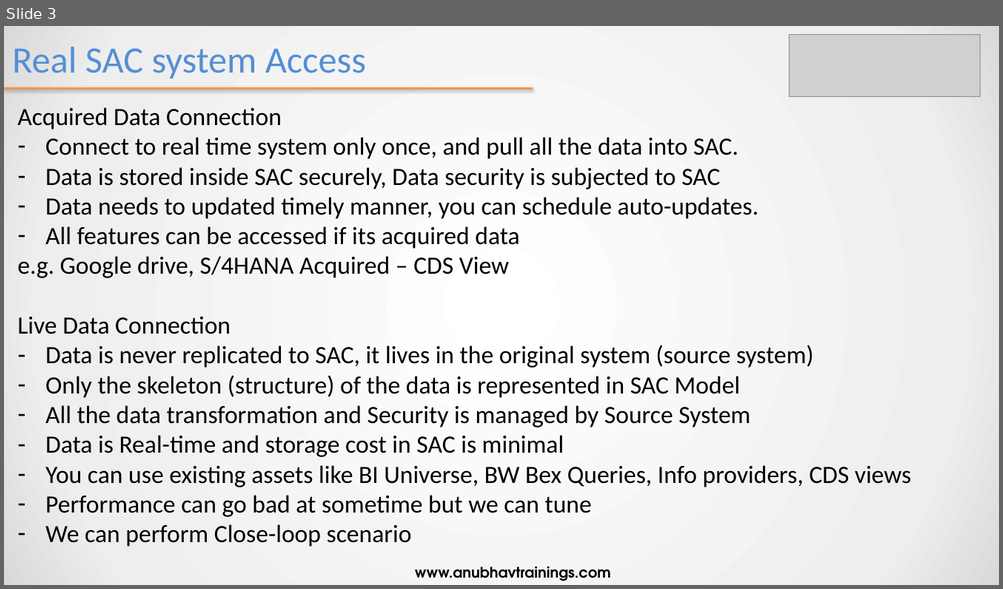
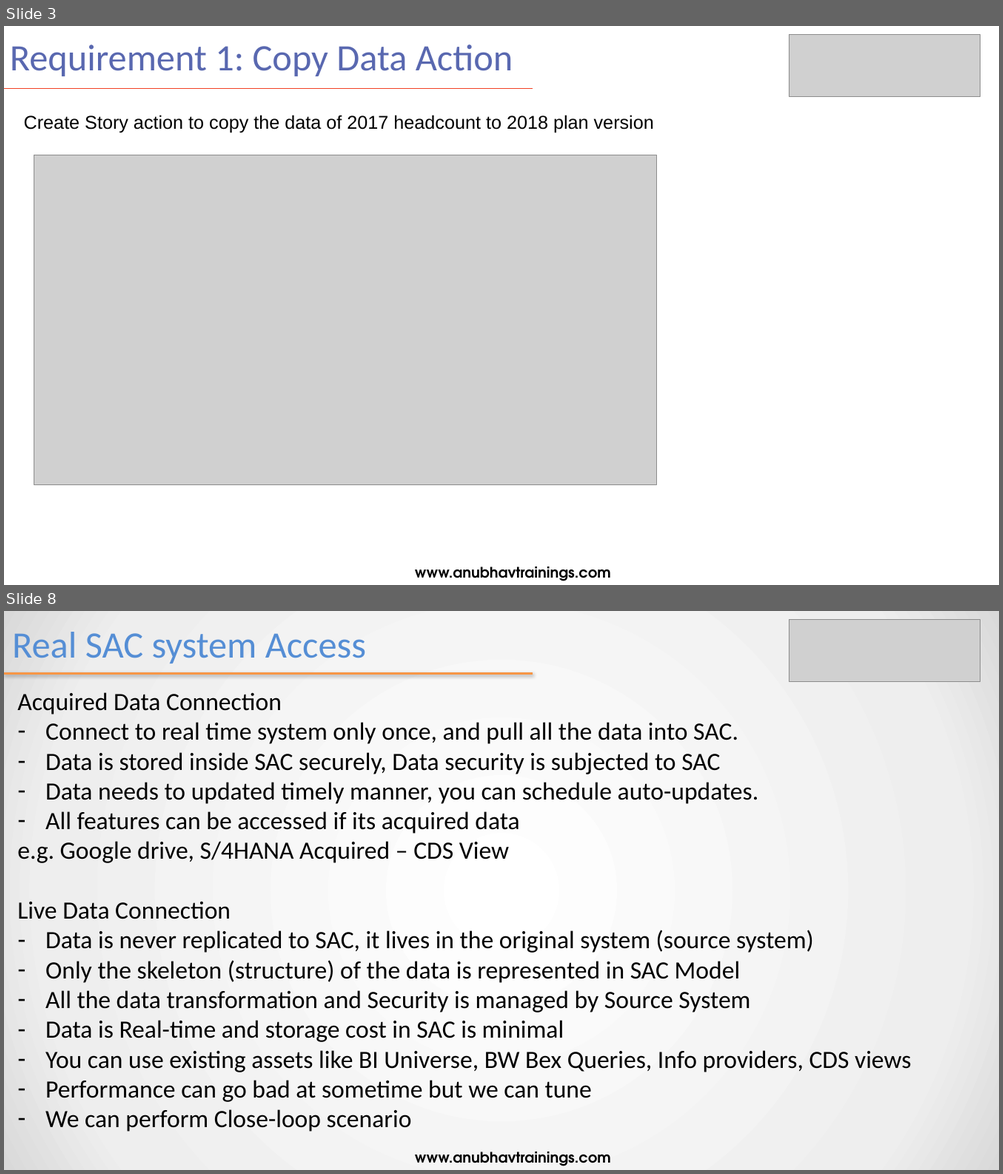
Before and after one commit to soyuztechnologies/Allianz_SAC_Training, a slide deck: day 9/SAC_Training Day 9.pptx. Shown one above the other, each under a label of ours: slide 3 before the commit, slides 3 and 8 after it; the slides between them are not shown. The pictures are 1003x589 and 1003x1174 pixels, drawn with LibreOffice and Linux fonts; fonts in the diff are those of the drawing; grey boxes stand for pictures. Boxes give left, top, right and bottom in pixels: in the first picture for what was removed or moved away, otherwise in the second. Text is boxed around its words. In the diff, an @@ line names an element or a change of style, - is before the commit and + after.

```diff
--- a/day 9/SAC_Training Day 9.pptx
+++ b/day 9/SAC_Training Day 9.pptx
@@ slide 3 added at [4, 26, 999, 585], background #FFFFFF @@
@@ title added at [10, 44, 512, 76], 36 pt, text #5968B0 @@
+Requirement 1: Copy Data Action
@@ picture added at [790, 35, 980, 97] @@
@@ line added from (4, 89) to (533, 89), #F14124 1 pt @@
@@ text added at [24, 115, 654, 133], 18 pt, text #000000 @@
+Create Story action to copy the data of 2017 headcount to 2018 plan version
@@ picture added at [34, 155, 657, 485] @@
@@ text added at [415, 567, 611, 582], 14 pt, text #000000, bold @@
+www.anubhavtrainings.com
@@ what was slide 3 is now slide 8 @@
```
Also in this commit, not shown: 4 slides changed, 4 other slides added, 20 other files.
